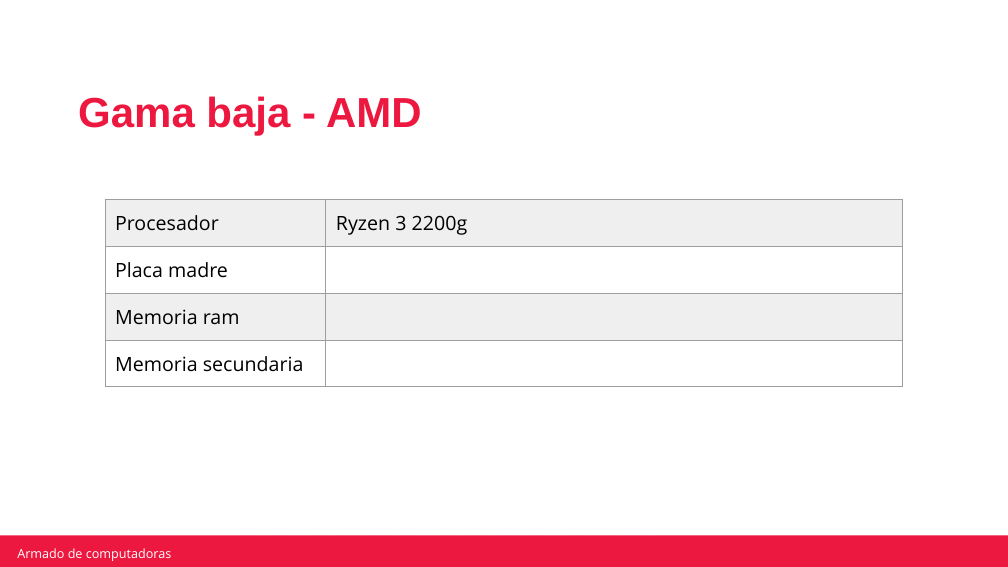
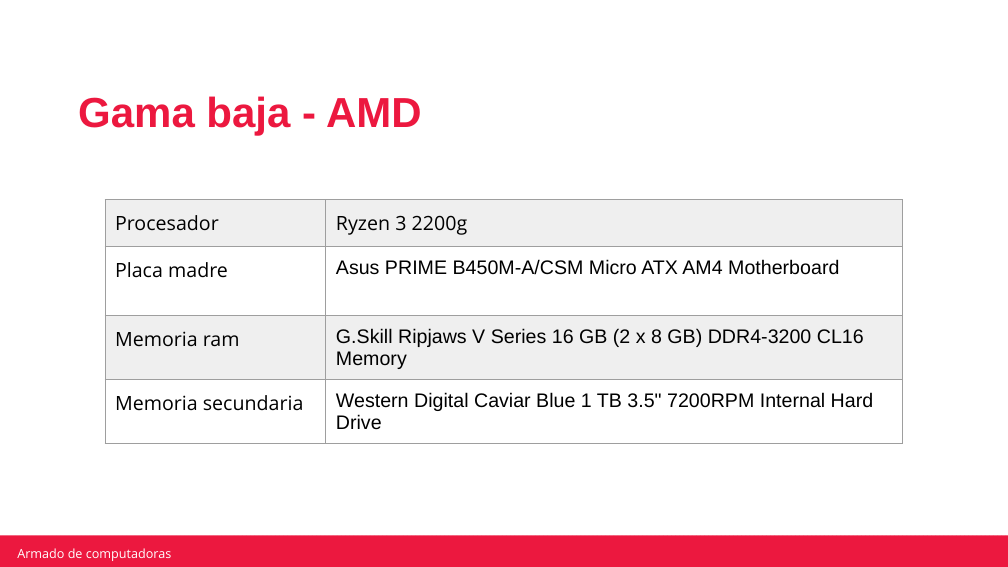
Before and after one commit to robertotorfe/Mochila-Camada-2-0522, a slide deck: slide 11 of Actividad integradora armado de computadoras.pptx. Drawn at 1008x567 pixels with LibreOffice and Linux fonts; fonts in the diff are those of the drawing; background and template pictures are left out. Boxes give left, top, right and bottom in pixels: in the first picture for what was removed or moved away, otherwise in the second. Text is boxed around its words. In the diff, an @@ line names an element or a change of style, - is before the commit and + after.

```diff
--- a/Actividad integradora armado de computadoras.pptx
+++ b/Actividad integradora armado de computadoras.pptx
@@ table at box(105, 200, 903, 445) @@
-row 2, column 2: 
+row 2, column 2: Asus PRIME B450M-A/CSM Micro ATX AM4 Motherboard
-row 3, column 2: 
+row 3, column 2: G.Skill Ripjaws V Series 16 GB (2 x 8 GB) DDR4-3200 CL16 Memory
@@ row 4, column 2: "" to "Western Digital Caviar Blue 1 TB 3.5" 7200RPM Internal Hard Drive" @@
```
Also in this commit, not shown: 8 other slides changed.
